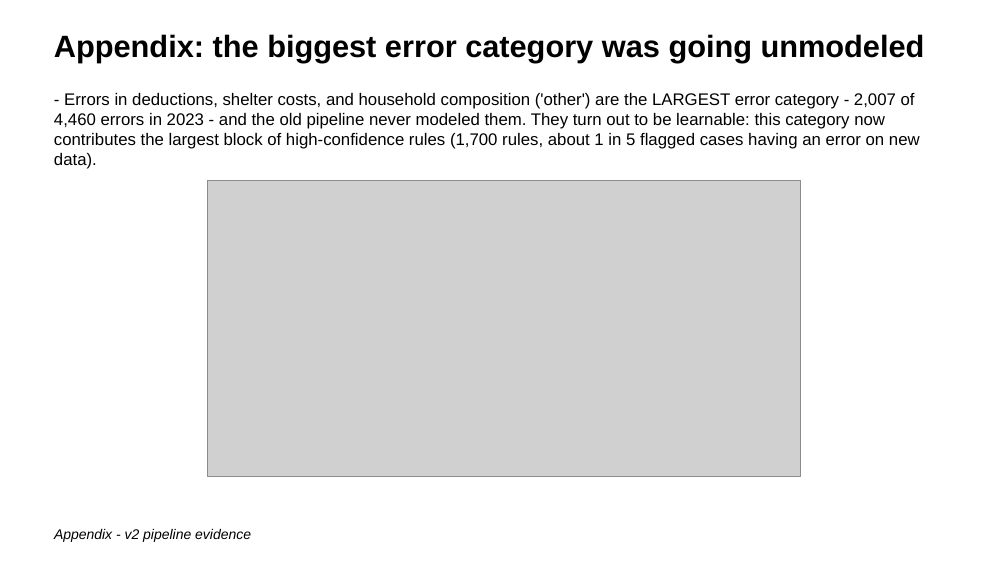
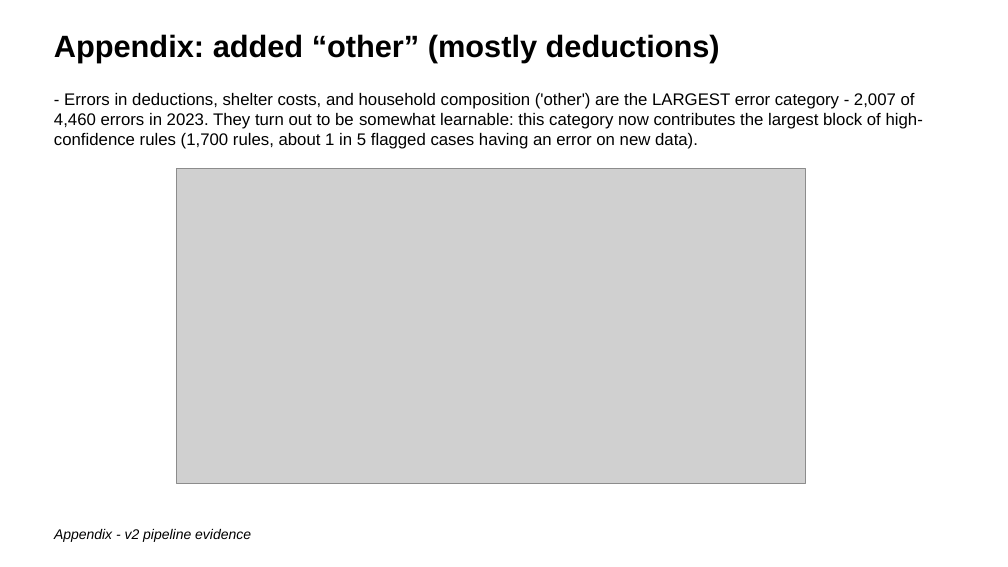
Before and after one commit to giannella/snap_qc, a slide deck: slide 21 of how_to_use_the_snap_qc_inclusion_rules_scripts.pptx. Drawn at 1008x567 pixels with LibreOffice and Linux fonts; fonts in the diff are those of the drawing; grey boxes stand for pictures. Boxes give left, top, right and bottom in pixels: in the first picture for what was removed or moved away, otherwise in the second. Text is boxed around its words. In the diff, an @@ line names an element or a change of style, - is before the commit and + after.

Commit message:
presentation fixes

```diff
--- a/how_to_use_the_snap_qc_inclusion_rules_scripts.pptx
+++ b/how_to_use_the_snap_qc_inclusion_rules_scripts.pptx
@@ text at (54, 34, 720, 63): text changed @@
-Appendix: the biggest error category was going unmodeled
+Appendix: added “other” (mostly deductions)
@@ text at (54, 93, 923, 149): text changed @@
-- Errors in deductions, shelter costs, and household composition ('other') are the LARGEST error category - 2,007 of 4,460 errors in 2023 - and the old pipeline never modeled them. They turn out to be learnable: this category now contributes the largest block of high-confidence rules (1,700 rules, about 1 in 5 flagged cases having an error on new data).
+- Errors in deductions, shelter costs, and household composition ('other') are the LARGEST error category - 2,007 of 4,460 errors in 2023. They turn out to be somewhat learnable: this category now contributes the largest block of high-confidence rules (1,700 rules, about 1 in 5 flagged cases having an error on new data).
@@ picture: place and size @@
-picture at (208, 180, 801, 477)
+picture at (176, 169, 805, 484)
```
Also in this commit, not shown: 2 other slides changed.
